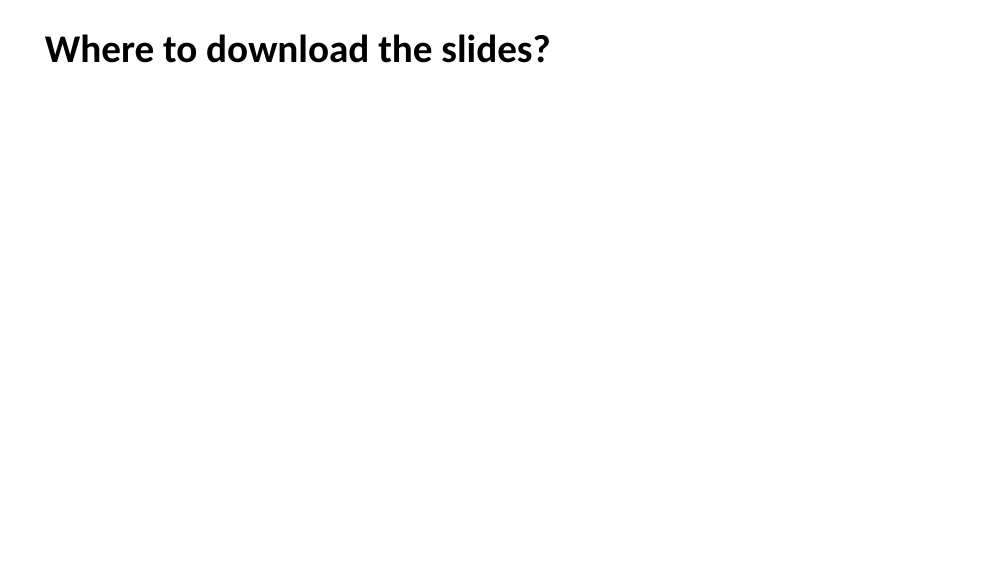
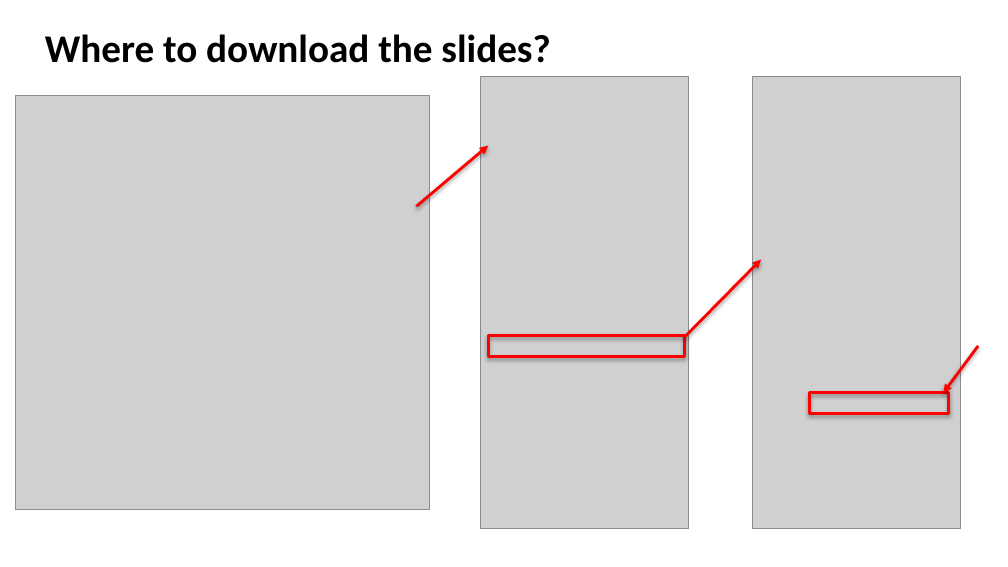
Before and after one commit to Shuaiwen-Cui/CEE-CV1711, a slide deck: slide 10 of CV1711-WEEK1-3.pptx. Drawn at 1008x567 pixels with LibreOffice and Linux fonts; fonts in the diff are those of the drawing; grey boxes stand for pictures; background and template pictures are left out. Boxes give left, top, right and bottom in pixels: in the first picture for what was removed or moved away, otherwise in the second. Text is boxed around its words. In the diff, an @@ line names an element or a change of style, - is before the commit and + after.

```diff
--- a/CV1711-WEEK1-3.pptx
+++ b/CV1711-WEEK1-3.pptx
@@ picture added at [481, 77, 689, 529] @@
@@ picture added at [753, 77, 962, 529] @@
@@ picture added at [15, 96, 429, 510] @@
@@ arrow added from (416, 207) to (488, 146), #FF0000 2 pt @@
@@ arrow added from (684, 337) to (761, 260), #FF0000 2 pt @@
@@ rectangle added at [488, 336, 684, 356], outline #FF0000 2.25 pt @@
@@ arrow added from (978, 346) to (943, 393), #FF0000 2 pt @@
@@ rectangle added at [809, 392, 949, 412], outline #FF0000 2.25 pt @@
```
Also in this commit, not shown: 2 other files.
